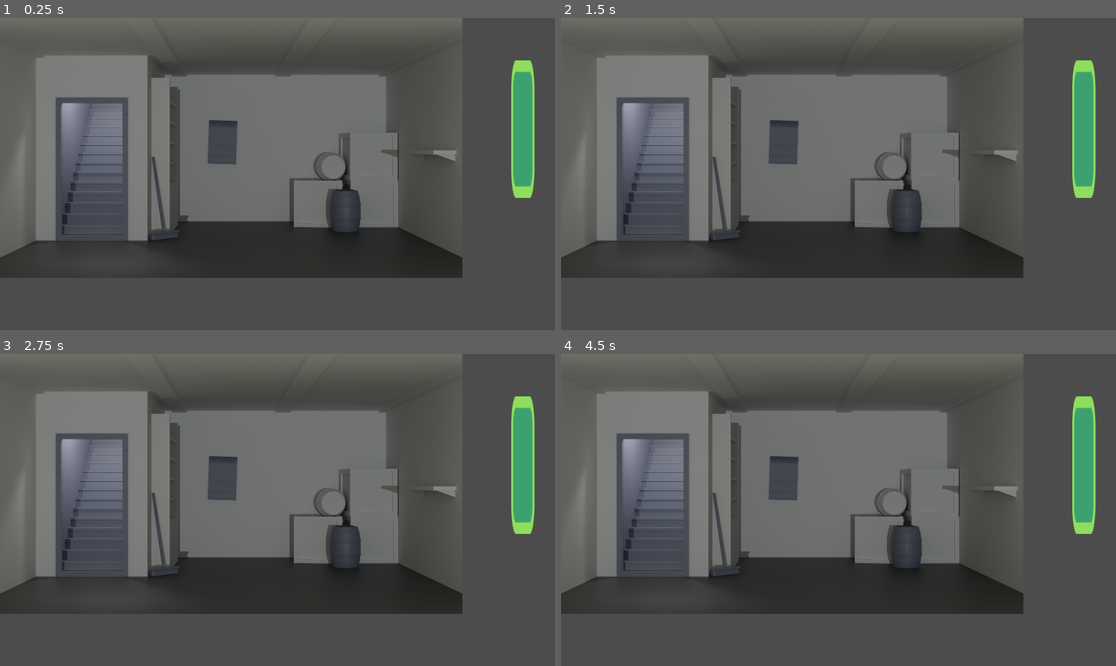
Above: before the commit, frames 1-4 (two rows, left to right).
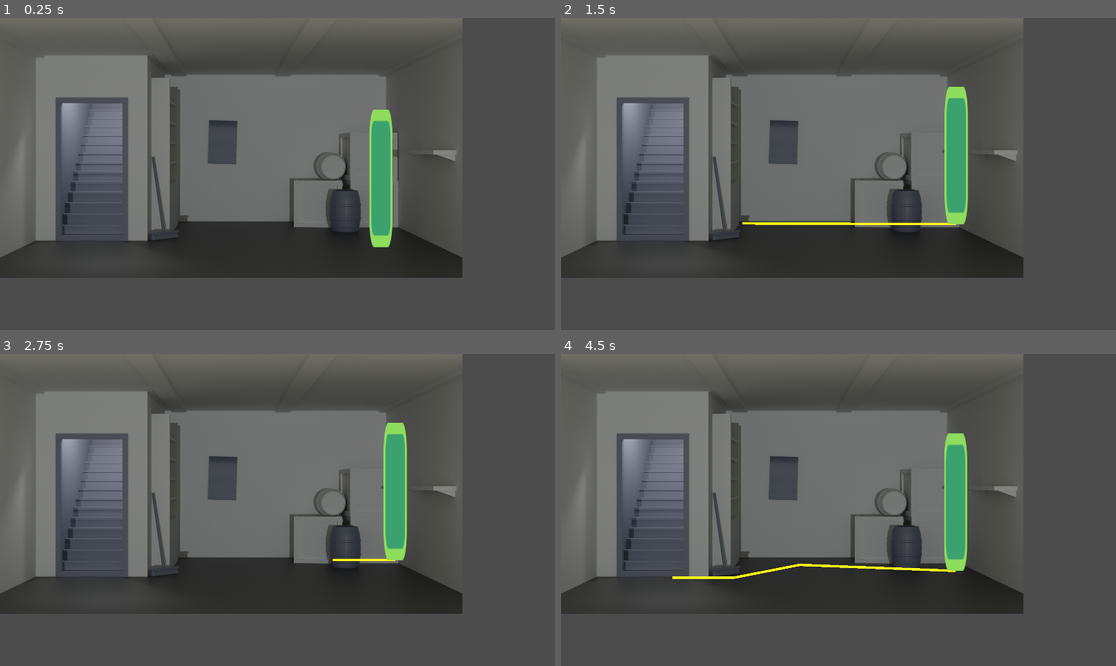
Above: after the commit, the same moments.

Repository: Drelofs/Historic_Roman
Game: Godot game, scene res://levels/demo/demo.tscn
Same seed, same stepped clock (60 frames per second), same inputs: the game is played once before the commit and once after it.
Inputs (mouse positions are in pixels of both pictures, inside the frame that each line leads up to):
- Up to frame 1 (0.25 s): no input
- Up to frame 2 (1.5 s): tap Enter at 0.5 s; move the mouse to (960, 158) at 0.52 s; click (960, 158) at 0.67 s; move the mouse to (727, 189) at 1.27 s; click (727, 189) at 1.42 s
- Up to frame 3 (2.75 s): tap Space at 2 s; move the mouse to (333, 441) at 2.02 s; click (333, 441) at 2.17 s
- Up to frame 4 (4.5 s): tap Enter at 2.75 s; move the mouse to (810, 572) at 2.77 s; click (810, 572) at 2.92 s; move the mouse to (1005, 556) at 3.52 s; click (1005, 556) at 3.67 s; move the mouse to (672, 463) at 4.27 s; click (672, 463) at 4.42 s

The runs differ from the first frame. In frame 1, 3.6% of the frame differs, in the area x 66-97%, y 13-74%; in frame 2, 3.9%; in frame 3, 3.7%; in frame 4, 4.0%, in the area x 20-97%, y 13-73%.

Commit message:
fixed pathfinding after merge

Diff:
--- a/entities/Actors/Player.tscn
+++ b/entities/Actors/Player.tscn
@@ -12,6 +12,36 @@
 
 var target = Vector2()
 var velocity = Vector2()
+
+var path := PoolVector2Array() setget set_path
+
+func _ready() -> void:
+	set_process(false)
+
+func _process(delta: float) -> void:
+	var move_distance : = speed * delta
+	move_along_path(move_distance)
+
+func move_along_path(distance : float) -> void:
+	var start_point : = position
+	for i in range(path.size()):
+		var distance_to_next : = start_point.distance_to(path[0])
+		if distance <= distance_to_next and distance >= 0.0:
+			position = start_point.linear_interpolate(path[0], distance / distance_to_next)
+			break
+		elif distance < 0.0:
+			position = path[0]
+			set_process(false)
+			break
+		distance -= distance_to_next
+		start_point = path[0]
+		path.remove(0)
+
+func set_path(value: PoolVector2Array):
+	path = value
+	if value.size() == 0:
+		return
+	set_process(true)
 
 func _unhandled_input(event):
 	if event.is_action_pressed(\"left_click\"):
@@ -33,15 +63,6 @@
 		velocity = move_and_slide(velocity)
 	else:
 		moving = false
-
-	#if event.is_action_pressed(\"left_click\"):
-	#	target = get_global_mouse_position()
-
-	#velocity = (target - position).normalized() * speed
-	#if (target - position).length() > 5:
-	#	velocity = move_and_slide(velocity)
-	#if Input.is_action_pressed(\"left_click\"):
-	#	move_and_slide(get_global_mouse_position())
 "
 
 [sub_resource type="RectangleShape2D" id=2]
--- a/entities/Environment/Floor.gd
+++ /dev/null
@@ -1,15 +0,0 @@
-extends Navigation2D
-
-onready var nav_2d : Navigation2D = $Navigation2D
-onready var line_2d : Line2D = $Line2D
-onready var character : KinematicBody2D = $Player
-
-func _unhandled_input(event: InputEvent) -> void:
-	if not event is InputEventMouseButton:
-		return
-	if event.button_index != BUTTON_LEFT or not event.pressed:
-		return
-
-	var new_path : = nav_2d.get_simple_path(character.global_position, event.global_position)
-	line_2d.points = new_path
-	character.path = new_path
--- a/entities/Environment/Floor.tscn
+++ /dev/null
@@ -1,17 +0,0 @@
-[gd_scene load_steps=3 format=2]
-
-[ext_resource path="res://entities/Environment/Floor.gd" type="Script" id=1]
-
-[sub_resource type="NavigationPolygon" id=1]
-vertices = PoolVector2Array( 1633.26, 862.913, 1918.15, 1012.14, 1915.14, 1060.37, 1361.94, 926.221, 1194.63, 861.405, 1069.52, 914.162, 778.603, 871.957, 936.874, 972.949, 748.456, 948.831, 20.411, 1057.36, 21.9184, 1016.66, 1155.44, 1030.23, 157.579, 947.324 )
-polygons = [ PoolIntArray( 0, 1, 2, 3, 4 ), PoolIntArray( 4, 3, 5, 6 ), PoolIntArray( 6, 5, 7, 8 ), PoolIntArray( 2, 9, 10, 11 ), PoolIntArray( 11, 3, 2 ), PoolIntArray( 8, 7, 11, 10, 12 ) ]
-outlines = [ PoolVector2Array( 21.9184, 1016.66, 157.579, 947.324, 748.456, 948.831, 778.603, 871.957, 1194.63, 861.405, 1633.26, 862.913, 1918.15, 1012.14, 1915.14, 1060.37, 20.411, 1057.36 ), PoolVector2Array( 936.874, 972.949, 1069.52, 914.162, 1361.94, 926.221, 1155.44, 1030.23 ) ]
-
-[node name="Navigation2D" type="Navigation2D"]
-script = ExtResource( 1 )
-
-[node name="NavigationPolygonInstance" type="NavigationPolygonInstance" parent="."]
-navpoly = SubResource( 1 )
-
-[node name="Line2D" type="Line2D" parent="."]
-default_color = Color( 0.941176, 0.0941176, 0.0941176, 1 )
--- /dev/null
+++ b/levels/demo/demo.gd
@@ -0,0 +1,16 @@
+extends Node2D
+
+onready var nav_2d : Navigation2D = $Navigation2D
+onready var line_2d : Line2D = $Line2D
+onready var character : KinematicBody2D = $Player
+
+
+func _unhandled_input(event: InputEvent) -> void:
+	if not event is InputEventMouseButton:
+		return
+	if event.button_index != BUTTON_LEFT or not event.pressed:
+		return
+
+	var new_path : = nav_2d.get_simple_path(character.global_position, get_global_mouse_position())
+	line_2d.points = new_path
+	character.path = new_path
--- a/levels/demo/demo.tscn
+++ b/levels/demo/demo.tscn
@@ -2,58 +2,23 @@
 
 [ext_resource path="res://entities/Actors/Player.tscn" type="PackedScene" id=1]
 [ext_resource path="res://sprites/demo_room.png" type="Texture" id=2]
-[ext_resource path="res://sprites/tileset.png" type="Texture" id=3]
+[ext_resource path="res://levels/demo/demo.gd" type="Script" id=3]
 [ext_resource path="res://Interface/Pausescreen.tscn" type="PackedScene" id=4]
 
-[sub_resource type="TileSet" id=1]
-0/name = "tileset.png 0"
-0/texture = ExtResource( 3 )
-0/tex_offset = Vector2( 0, 0 )
-0/modulate = Color( 1, 1, 1, 1 )
-0/region = Rect2( 0, 0, 80, 80 )
-0/tile_mode = 0
-0/occluder_offset = Vector2( 0, 0 )
-0/navigation_offset = Vector2( 0, 0 )
-0/shape_offset = Vector2( 0, 0 )
-0/shape_transform = Transform2D( 1, 0, 0, 1, 0, 0 )
-0/shape_one_way = false
-0/shape_one_way_margin = 0.0
-0/shapes = [  ]
-0/z_index = 0
-1/name = "demo_room.png 1"
-1/texture = ExtResource( 2 )
-1/tex_offset = Vector2( 0, 0 )
-1/modulate = Color( 1, 1, 1, 1 )
-1/region = Rect2( 1040, 960, 80, 80 )
-1/tile_mode = 0
-1/occluder_offset = Vector2( 0, 0 )
-1/navigation_offset = Vector2( 0, 0 )
-1/shape_offset = Vector2( 0, 0 )
-1/shape_transform = Transform2D( 1, 0, 0, 1, 0, 0 )
-1/shape_one_way = false
-1/shape_one_way_margin = 0.0
-1/shapes = [  ]
-1/z_index = 0
+[sub_resource type="NavigationPolygon" id=1]
+vertices = PoolVector2Array( 1151.79, 936.203, 1641.67, 856.314, 1912.99, 1001.02, 1065.87, 978.409, 1912.99, 1073.37, 7.71579, 1071.86, 6.20845, 1001.02, 955.833, 960.321, 1017.63, 925.652, 149.406, 930.174, 720.688, 928.667, 945.282, 912.086, 753.849, 853.3, 990.502, 875.91 )
+polygons = [ PoolIntArray( 0, 1, 2, 3 ), PoolIntArray( 2, 4, 5, 6, 3 ), PoolIntArray( 7, 8, 3 ), PoolIntArray( 7, 3, 6, 9, 10 ), PoolIntArray( 11, 7, 10, 12 ), PoolIntArray( 13, 11, 12 ), PoolIntArray( 13, 12, 1 ), PoolIntArray( 13, 1, 0 ) ]
+outlines = [ PoolVector2Array( 7.71579, 1071.86, 6.20845, 1001.02, 149.406, 930.174, 720.688, 928.667, 753.849, 853.3, 1641.67, 856.314, 1912.99, 1001.02, 1912.99, 1073.37 ), PoolVector2Array( 945.282, 912.086, 955.833, 960.321, 1017.63, 925.652, 1065.87, 978.409, 1151.79, 936.203, 990.502, 875.91 ) ]
 
-[node name="Level1" type="Node2D"]
+[node name="root" type="Node2D"]
+script = ExtResource( 3 )
 
-[node name="demo_room" type="TextureRect" parent="."]
-anchor_right = 1.0
-anchor_bottom = 1.0
-margin_right = 1920.0
-margin_bottom = 1080.0
+[node name="demo_room" type="Sprite" parent="."]
+position = Vector2( 960, 540 )
 texture = ExtResource( 2 )
-__meta__ = {
-"_edit_use_anchors_": false
-}
-
-[node name="TileMap" type="TileMap" parent="."]
-tile_set = SubResource( 1 )
-cell_size = Vector2( 80, 80 )
-format = 1
 
 [node name="Player" parent="." instance=ExtResource( 1 )]
-position = Vector2( 2170.38, 747.31 )
+position = Vector2( 1581.28, 951.23 )
 z_index = 10
 
 [node name="Camera2D" type="Camera2D" parent="."]
@@ -65,3 +30,11 @@
 
 [node name="Pausescreen" parent="CanvasLayer" instance=ExtResource( 4 )]
 visible = false
+
+[node name="Navigation2D" type="Navigation2D" parent="."]
+
+[node name="NavigationPolygonInstance" type="NavigationPolygonInstance" parent="Navigation2D"]
+navpoly = SubResource( 1 )
+
+[node name="Line2D" type="Line2D" parent="."]
+default_color = Color( 1, 0.984314, 0.0941176, 1 )
--- a/project.godot
+++ b/project.godot
@@ -15,7 +15,7 @@
 
 [application]
 
-config/name="Historische Roman"
+config/name="Test Historische Roman"
 run/main_scene="res://levels/demo/demo.tscn"
 config/icon="res://icon.png"
 
@@ -34,7 +34,7 @@
 }
 pause={
 "deadzone": 0.5,
-"events": [ Object(InputEventKey,"resource_local_to_scene":false,"resource_name":"","device":0,"alt":false,"shift":false,"control":false,"meta":false,"command":false,"pressed":false,"scancode":80,"unicode":0,"echo":false,"script":null)
-, Object(InputEventKey,"resource_local_to_scene":false,"resource_name":"","device":0,"alt":false,"shift":false,"control":false,"meta":false,"command":false,"pressed":false,"scancode":16777217,"unicode":0,"echo":false,"script":null)
+"events": [ Object(InputEventKey,"resource_local_to_scene":false,"resource_name":"","device":0,"alt":false,"shift":false,"control":false,"meta":false,"command":false,"pressed":false,"scancode":16777217,"unicode":0,"echo":false,"script":null)
+, Object(InputEventKey,"resource_local_to_scene":false,"resource_name":"","device":0,"alt":false,"shift":false,"control":false,"meta":false,"command":false,"pressed":false,"scancode":80,"unicode":0,"echo":false,"script":null)
  ]
 }
